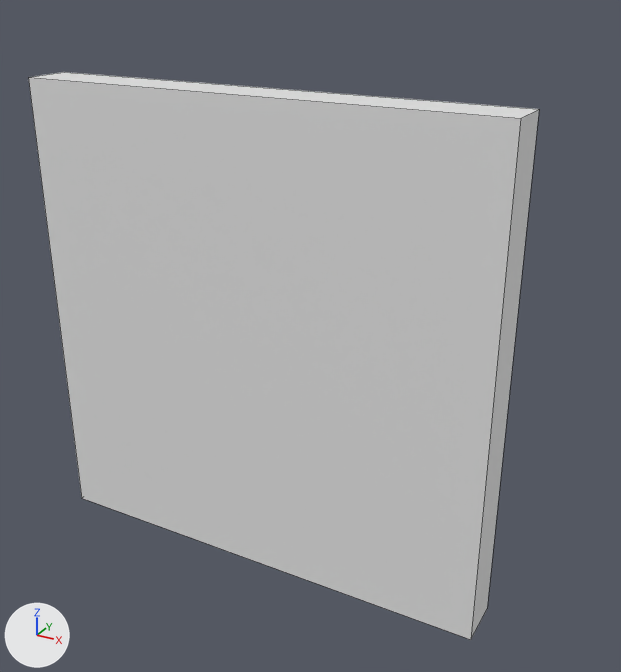
A saved change to the Blender file Assets/Models/Blend/Buildings/Stone/Floor.blend.
One viewpoint serves both versions: a 50 mm camera at (0.354, -1.343, 1.218) aimed at (-0.421, 0.067, 0.513). Lighting does not change. The marker at lower left points along +X, +Y and +Z. Mesh edges are drawn as thin lines.

Before the edit, the objects in view are built like this:
```python
me_cube_002 = bpy.data.meshes.new('Cube.002')
me_cube_002.from_pydata(...)  # a box spanning x -1.0..0.0, y -0.05..0.05, z 0.0..1.0
ob_floor = bpy.data.objects.new('Floor', me_cube_002)
ob_floor.location = (0.0, 0.0, 0.0)
```
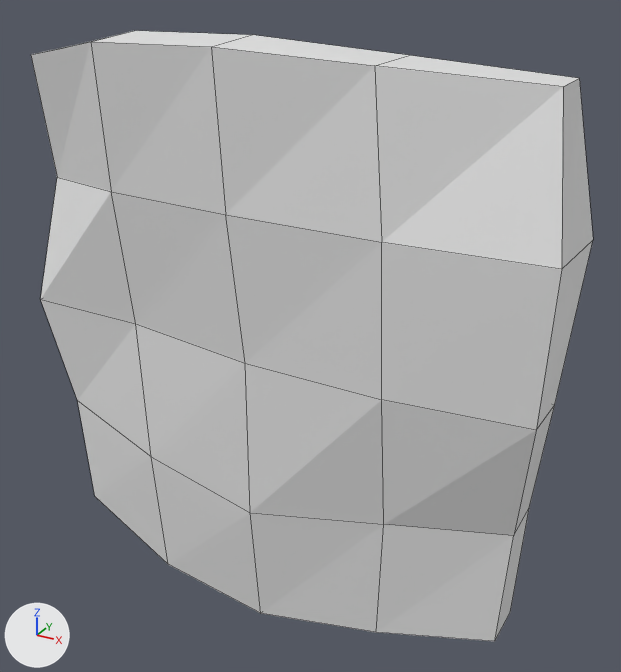
Location of each change, [x1, y1, x2, y2] in pixels of the pictures (621 x 672 px):
'Floor', reshaped (10% wider, 7% taller): before [28, 72, 539, 640]; after [31, 31, 593, 641]

Diff of the bpy script that builds the scene:
```diff
--- a/Assets/Models/Blend/Buildings/Stone/Floor.blend.py
+++ b/Assets/Models/Blend/Buildings/Stone/Floor.blend.py
@@ me_cube_002 @@
 # used by ob_floor; location = (0.0, 0.0, 0.0)
-me_cube_002.from_pydata(...)  # 8 vertices, 6 faces; spans x -1.0..0.0, y -0.05..0.05, z 0.0..1.0
+me_cube_002.from_pydata(...)  # 50 vertices, 48 faces; spans x -1.086..0.106, y -0.111..0.113, z -0.183..1.094
+# me_cube_002 part 1: the whole mesh is rebuilt
```
